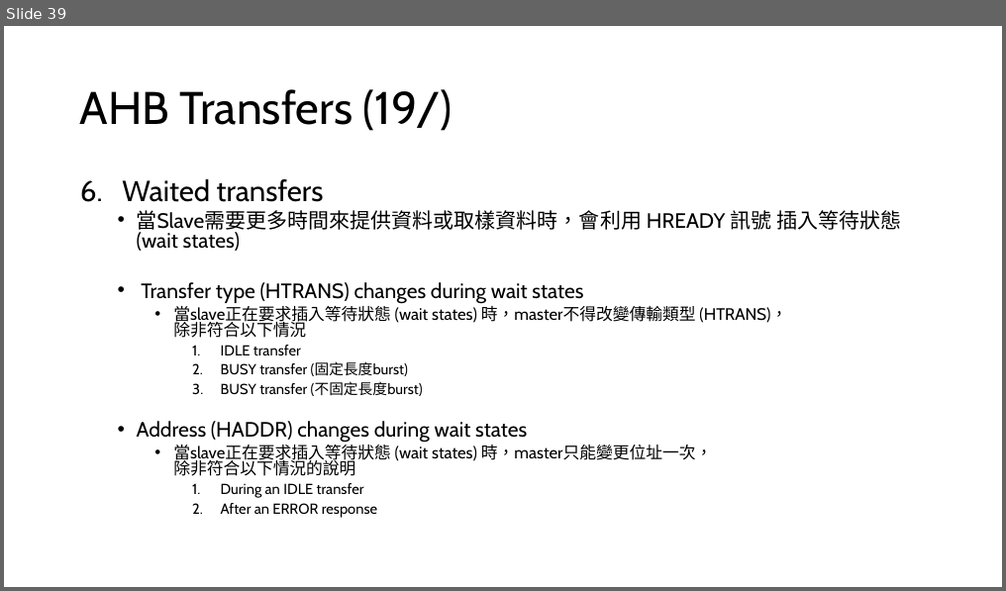
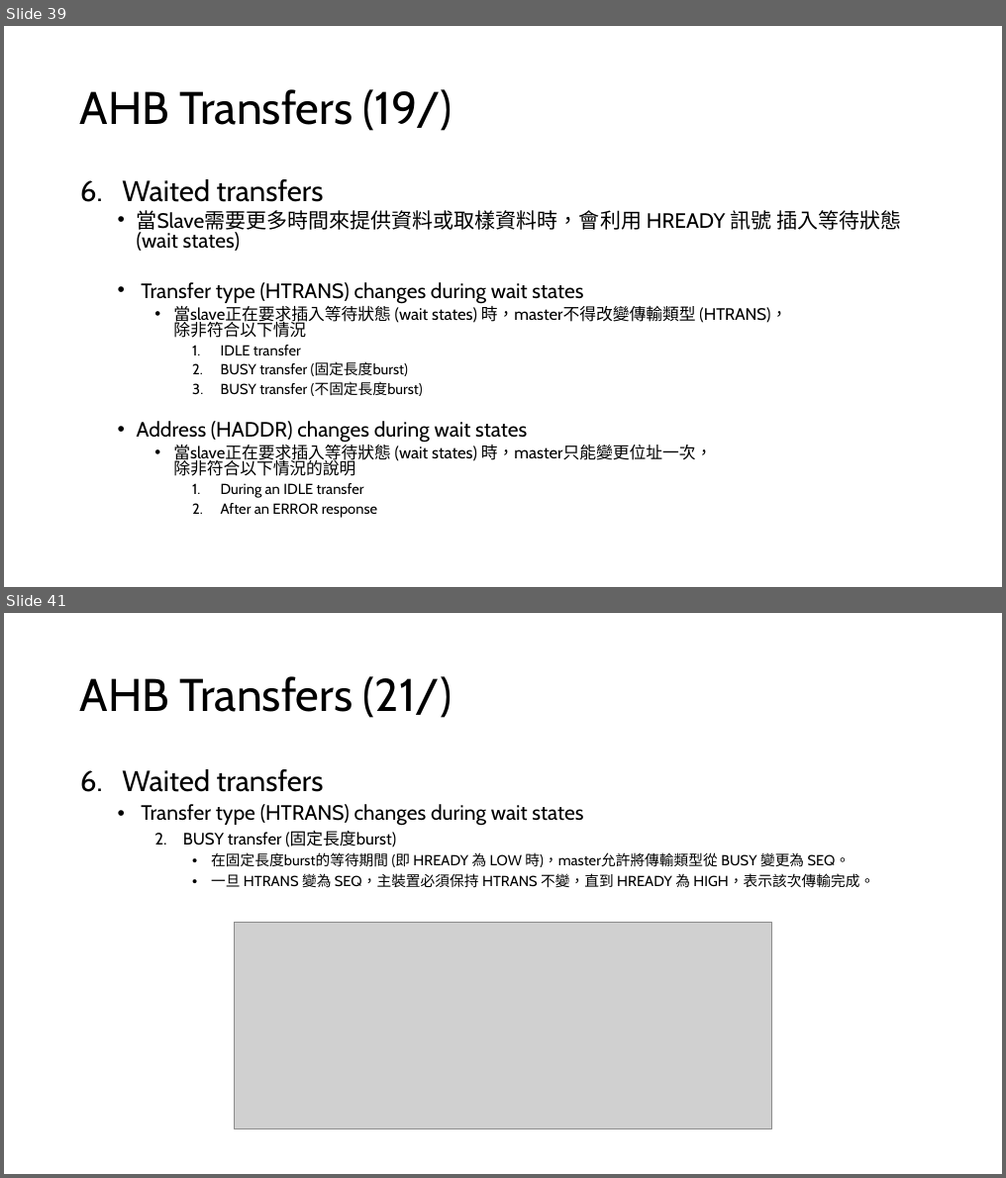
Before and after one commit to s9001055/DV_learning, a slide deck: AMBA/AMBA_learning.pptx. Shown one above the other, each under a label of ours: slide 39 before the commit, slides 39 and 41 after it; the slides between them are not shown. The pictures are 1006x591 and 1006x1178 pixels, drawn with LibreOffice and Linux fonts; fonts in the diff are those of the drawing; grey boxes stand for pictures. Boxes give left, top, right and bottom in pixels: in the first picture for what was removed or moved away, otherwise in the second. Text is boxed around its words. In the diff, an @@ line names an element or a change of style, - is before the commit and + after.

Commit message:
Modify: AMBA/AMBA_learning.pptx 1. Add chapter2 AHB Waited transfers 2. Add chapter2 AHB Protection control

```diff
--- a/AMBA/AMBA_learning.pptx
+++ b/AMBA/AMBA_learning.pptx
@@ slide 41 added at [4, 613, 1002, 1174], background #FFFFFF @@
@@ title added at [80, 676, 451, 718], 44 pt, text #000000 @@
+AHB Transfers (21/)
@@ text added at [122, 769, 874, 888], 14 pt, text #000000 @@
+6. Waited transfers
+  • Transfer type (HTRANS) changes during wait states
+    2. BUSY transfer (固定長度burst)
+      • 在固定長度burst的等待期間 (即 HREADY 為 LOW 時)，master允許將傳輸類型從 BUSY 變更為 SEQ。
+      • 一旦 HTRANS 變為 SEQ，主裝置必須保持 HTRANS 不變，直到 HREADY 為 HIGH，表示該次傳輸完成。
@@ picture added at [235, 922, 772, 1131] @@
```
Also in this commit, not shown: 5 other slides added, 1 other file.
